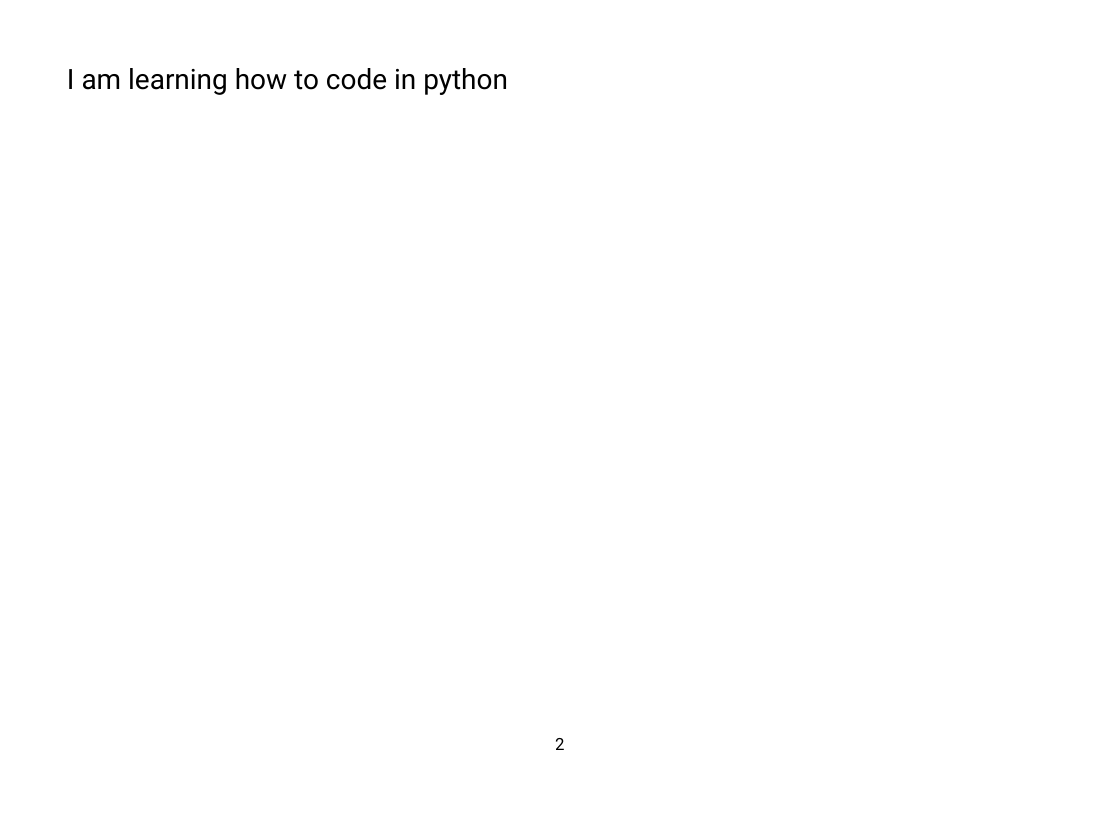
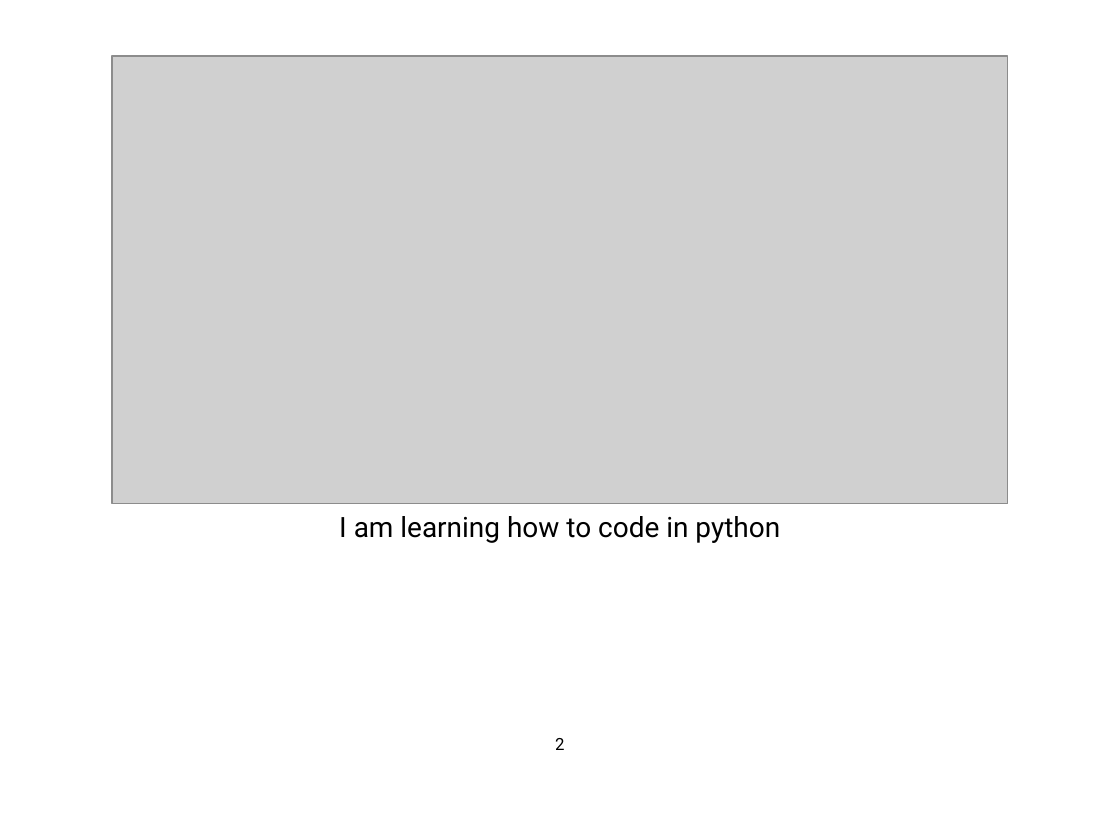
Before and after one commit to abidlabs/drawbook, a slide deck: slide 3 of test.pptx. Drawn at 1120x840 pixels with LibreOffice and Linux fonts; fonts in the diff are those of the drawing; grey boxes stand for pictures. Boxes give left, top, right and bottom in pixels: in the first picture for what was removed or moved away, otherwise in the second. Text is boxed around its words. In the diff, an @@ line names an element or a change of style, - is before the commit and + after.

```diff
--- a/test.pptx
+++ b/test.pptx
@@ picture added at (112, 56, 1008, 504) @@
@@ text "I am learning how to ...": place and size @@
-text "I am learning how to ..." at (67, 68, 508, 95)
+text "I am learning how to ..." at (339, 516, 780, 543)
@@ text "I am learning how to ..." at (339, 516, 780, 543): alignment left to centre @@
```
Also in this commit, not shown: 2 other slides changed, 1 slide added, 1 slide removed, 3 other files.
